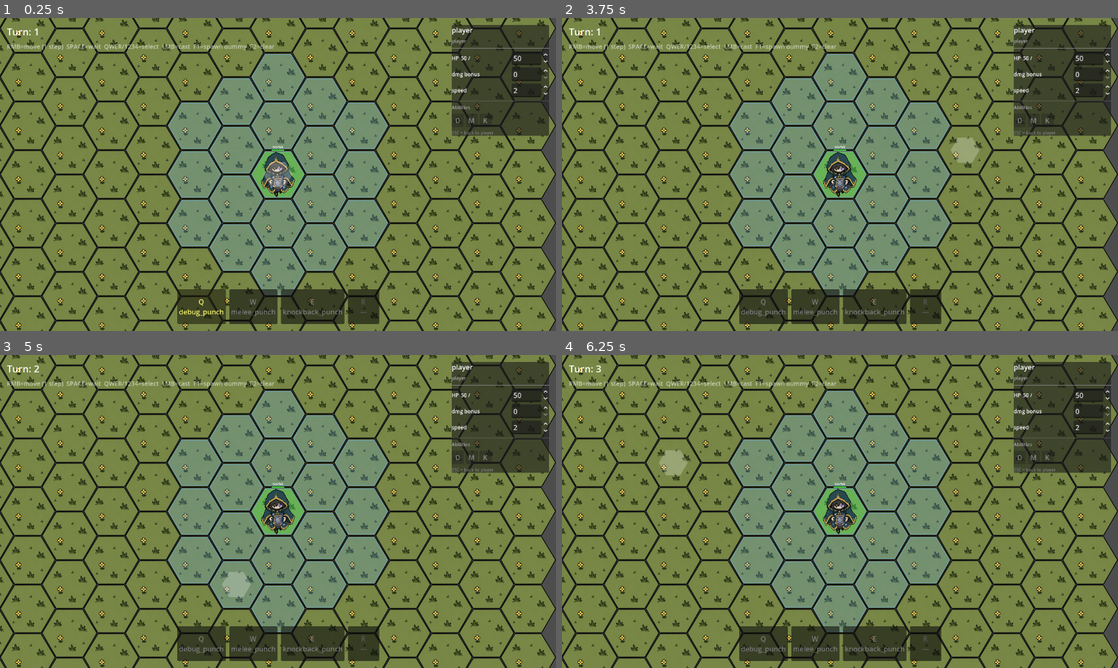
Above: before the commit, frames 1-4 (two rows, left to right).
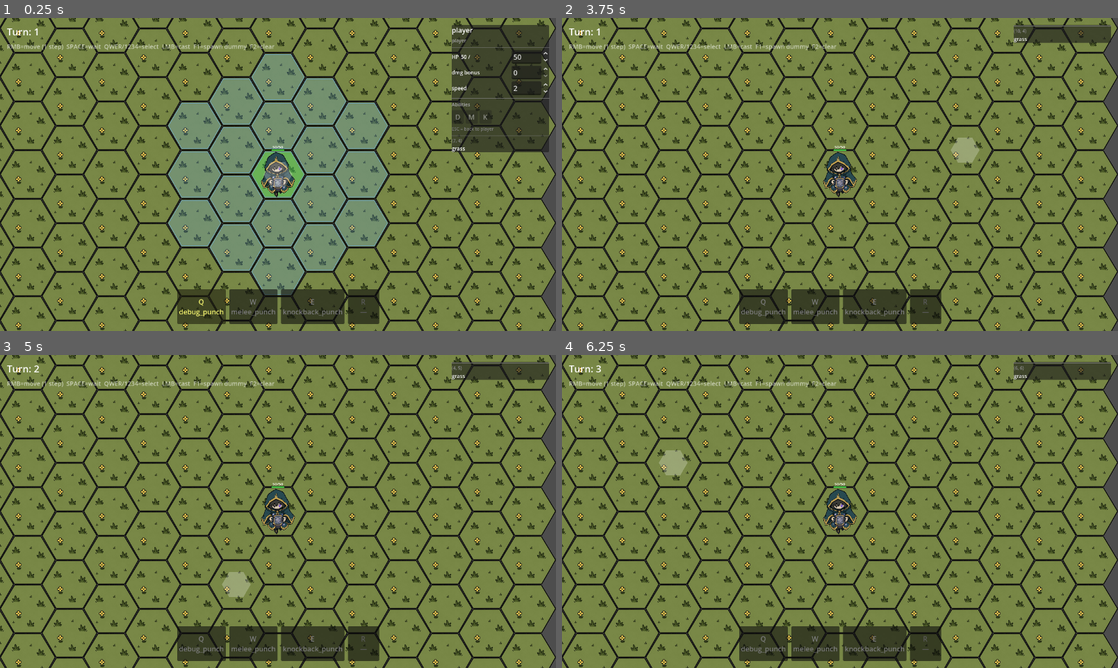
Above: after the commit, the same moments.

Repository: TortikP/GameJamProject
Game: Godot game, scene res://scenes/dev/godmode.tscn
Same seed, same stepped clock (60 frames per second), same inputs: the game is played once before the commit and once after it. This scene is started directly instead of the project's main scene.
Inputs (mouse positions are in pixels of both pictures, inside the frame that each line leads up to):
- Up to frame 1 (0.25 s): no input
- Up to frame 2 (3.75 s): click "Q debug_punch" at 0.5 s; click "W melee_punch" at 1.25 s; click "E knockback_punch" at 2 s; click "R —" at 2.75 s; tap Enter at 3.5 s; move the mouse to (962, 158) at 3.52 s; hold D (hex_move_bottom_right) from 3.53 s (still down); tap S (hex_move_bottom) at 3.6 s; click (962, 158) at 3.67 s
- Up to frame 3 (5 s): release D (hex_move_bottom_right) at 4.25 s; tap Space (wait_turn) at 4.25 s; drag from (166, 527) to (250, 574) at 4.27 s
- Up to frame 4 (6.25 s): tap Enter at 5 s; move the mouse to (895, 442) at 5.02 s; hold D (hex_move_bottom_right) 5.03-5.75 s; hold Space (wait_turn) 5.03-5.75 s; drag from (812, 574) to (673, 464) at 5.77 s

The runs differ from the first frame. In frame 1, 1.5% of the frame differs, in the area x 81-99%, y 6-43%; in frame 2, 24%; in frame 3, 24%, in the area x 30-99%, y 2-89%; in frame 4, 24%.

Commit message:
feat(006): no-spell state + layered inspector + hex inspect
SlotBar:
- _active starts at -1 (no spell selected)
- activate() toggles: press active slot again → _active = -1
- _refresh_visual handles _active=-1 (no yellow highlight)

ActorInspector:
- Two sections: ActorSection (hide when no actor) + HexSection (always on click)
- bind()/unbind() show/hide ActorSection independently
- bind_hex(coord, tile_kind, effect_id) / unbind_hex() for HexSection
- Panel visible only if at least one section is active (_check_visibility)

GodmodeController:
- _select(): also calls _bind_hex_at(actor coord)
- _inspect_hex(coord): unbinds actor, shows hex section only (empty tile click)
- LMB: cast only if active_slot != -1 AND can_apply; else select actor; else inspect hex
- QWER: uses activate() (toggle) instead of set_active()
- RMB: unchanged (always move)

Diff:
--- a/scenes/dev/actor_inspector.tscn
+++ b/scenes/dev/actor_inspector.tscn
@@ -20,85 +20,116 @@
 layout_mode = 2
 theme_override_constants/separation = 6
 
-[node name="LabelId" type="Label" parent="VBox"]
+[node name="ActorSection" type="VBoxContainer" parent="VBox"]
 layout_mode = 2
-text = "—"
+theme_override_constants/separation = 5
+visible = false
+
+[node name="LabelId" type="Label" parent="VBox/ActorSection"]
+layout_mode = 2
+text = "---"
 theme_override_font_sizes/font_size = 16
 
-[node name="LabelTeam" type="Label" parent="VBox"]
+[node name="LabelTeam" type="Label" parent="VBox/ActorSection"]
 layout_mode = 2
 text = "team"
 theme_override_font_sizes/font_size = 11
 theme_override_colors/font_color = Color(0.65, 0.65, 0.65, 1)
 
-[node name="Separator" type="HSeparator" parent="VBox"]
+[node name="SepHp" type="HSeparator" parent="VBox/ActorSection"]
 layout_mode = 2
 
-[node name="RowMaxHp" type="HBoxContainer" parent="VBox"]
+[node name="RowMaxHp" type="HBoxContainer" parent="VBox/ActorSection"]
 layout_mode = 2
 
-[node name="LabelMaxHp" type="Label" parent="VBox/RowMaxHp"]
+[node name="LabelMaxHp" type="Label" parent="VBox/ActorSection/RowMaxHp"]
 layout_mode = 2
 text = "HP"
 theme_override_font_sizes/font_size = 12
 
-[node name="LabelCurrHp" type="Label" parent="VBox/RowMaxHp"]
+[node name="LabelCurrHp" type="Label" parent="VBox/ActorSection/RowMaxHp"]
 layout_mode = 2
-text = "— /"
+text = "--- /"
 size_flags_horizontal = 3
 theme_override_font_sizes/font_size = 12
 
-[node name="SpinMaxHp" type="SpinBox" parent="VBox/RowMaxHp"]
+[node name="SpinMaxHp" type="SpinBox" parent="VBox/ActorSection/RowMaxHp"]
 layout_mode = 2
 min_value = 1.0
 max_value = 200.0
 value = 100.0
 
-[node name="RowDamage" type="HBoxContainer" parent="VBox"]
+[node name="RowDamage" type="HBoxContainer" parent="VBox/ActorSection"]
 layout_mode = 2
 
-[node name="LabelDamage" type="Label" parent="VBox/RowDamage"]
+[node name="LabelDamage" type="Label" parent="VBox/ActorSection/RowDamage"]
 layout_mode = 2
 text = "dmg bonus"
 size_flags_horizontal = 3
 theme_override_font_sizes/font_size = 12
 
-[node name="SpinDamage" type="SpinBox" parent="VBox/RowDamage"]
+[node name="SpinDamage" type="SpinBox" parent="VBox/ActorSection/RowDamage"]
 layout_mode = 2
 min_value = 0.0
 max_value = 50.0
 value = 0.0
 
-[node name="RowSpeed" type="HBoxContainer" parent="VBox"]
+[node name="RowSpeed" type="HBoxContainer" parent="VBox/ActorSection"]
 layout_mode = 2
 
-[node name="LabelSpeed" type="Label" parent="VBox/RowSpeed"]
+[node name="LabelSpeed" type="Label" parent="VBox/ActorSection/RowSpeed"]
 layout_mode = 2
 text = "speed"
 size_flags_horizontal = 3
 theme_override_font_sizes/font_size = 12
 
-[node name="SpinSpeed" type="SpinBox" parent="VBox/RowSpeed"]
+[node name="SpinSpeed" type="SpinBox" parent="VBox/ActorSection/RowSpeed"]
 layout_mode = 2
 min_value = 0.0
 max_value = 6.0
 value = 1.0
 
-[node name="Separator2" type="HSeparator" parent="VBox"]
+[node name="SepAbilities" type="HSeparator" parent="VBox/ActorSection"]
 layout_mode = 2
 
-[node name="LabelAbilities" type="Label" parent="VBox"]
+[node name="LabelAbilities" type="Label" parent="VBox/ActorSection"]
 layout_mode = 2
 text = "Abilities"
 theme_override_font_sizes/font_size = 11
 theme_override_colors/font_color = Color(0.65, 0.65, 0.65, 1)
 
-[node name="AbilitiesRow" type="HBoxContainer" parent="VBox"]
+[node name="AbilitiesRow" type="HBoxContainer" parent="VBox/ActorSection"]
 layout_mode = 2
 theme_override_constants/separation = 4
 
-[node name="HintLabel" type="Label" parent="VBox"]
+[node name="HintLabel" type="Label" parent="VBox/ActorSection"]
 layout_mode = 2
 text = "ESC = back to player"
 theme_override_font_sizes/font_size = 10
 theme_override_colors/font_color = Color(0.5, 0.5, 0.5, 1)
+
+[node name="HexSection" type="VBoxContainer" parent="VBox"]
+layout_mode = 2
+theme_override_constants/separation = 3
+visible = false
+
+[node name="SepHex" type="HSeparator" parent="VBox/HexSection"]
+layout_mode = 2
+
+[node name="LabelHexCoord" type="Label" parent="VBox/HexSection"]
+layout_mode = 2
+text = "(0, 0)"
+theme_override_font_sizes/font_size = 10
+theme_override_colors/font_color = Color(0.55, 0.55, 0.55, 1)
+
+[node name="LabelHexKind" type="Label" parent="VBox/HexSection"]
+layout_mode = 2
+text = "---"
+theme_override_font_sizes/font_size = 12
+
+[node name="LabelHexEffect" type="Label" parent="VBox/HexSection"]
+layout_mode = 2
+text = ""
+theme_override_font_sizes/font_size = 11
+theme_override_colors/font_color = Color(0.8, 0.6, 0.3, 1)
+visible = false
--- a/scripts/presentation/godmode/actor_inspector.gd
+++ b/scripts/presentation/godmode/actor_inspector.gd
@@ -14,18 +14,28 @@
 var _actor: Actor = null
 
 # UI nodes — resolved in _ready, all must exist in actor_inspector.tscn
-@onready var _label_id: Label        = $VBox/LabelId
-@onready var _label_team: Label      = $VBox/LabelTeam
-@onready var _label_curr_hp: Label   = $VBox/RowMaxHp/LabelCurrHp
-@onready var _spin_max_hp: SpinBox   = $VBox/RowMaxHp/SpinMaxHp
-@onready var _spin_damage: SpinBox   = $VBox/RowDamage/SpinDamage
-@onready var _spin_speed: SpinBox    = $VBox/RowSpeed/SpinSpeed
-@onready var _abilities_row: HBoxContainer = $VBox/AbilitiesRow
+@onready var _label_id: Label        = $VBox/ActorSection/LabelId
+@onready var _label_team: Label      = $VBox/ActorSection/LabelTeam
+@onready var _label_curr_hp: Label   = $VBox/ActorSection/RowMaxHp/LabelCurrHp
+@onready var _spin_max_hp: SpinBox   = $VBox/ActorSection/RowMaxHp/SpinMaxHp
+@onready var _spin_damage: SpinBox   = $VBox/ActorSection/RowDamage/SpinDamage
+@onready var _spin_speed: SpinBox    = $VBox/ActorSection/RowSpeed/SpinSpeed
+@onready var _abilities_row: HBoxContainer = $VBox/ActorSection/AbilitiesRow
+@onready var _actor_section: Control = $VBox/ActorSection
+@onready var _hex_section: Control   = $VBox/HexSection
+@onready var _label_hex_coord: Label = $VBox/HexSection/LabelHexCoord
+@onready var _label_hex_kind: Label  = $VBox/HexSection/LabelHexKind
+@onready var _label_hex_effect: Label = $VBox/HexSection/LabelHexEffect
 
 
 func _ready() -> void:
 	hide()
 	_setup_spinbox_ranges()
+	# Both sections start hidden; shown by bind_* calls
+	if _actor_section:
+		_actor_section.hide()
+	if _hex_section:
+		_hex_section.hide()
 
 
 ## Pass game-action keys through to the controller by releasing SpinBox focus.
@@ -83,19 +93,17 @@
 		_disconnect_actor()
 	_actor = actor
 	if actor == null:
-		hide()
-		return
-
-	# Populate static fields
+		if _actor_section:
+			_actor_section.hide()
+		_check_visibility()
+		return
+
 	_label_id.text   = String(actor.actor_id)
 	_label_team.text = String(actor.team)
-
-	# SpinBox values — use set_value_no_signal to avoid triggering value_changed
 	_spin_max_hp.set_value_no_signal(actor.max_hp)
 	_spin_damage.set_value_no_signal(actor.damage_bonus)
 	_spin_speed.set_value_no_signal(actor.speed)
 
-	# Connect signals
 	actor.damaged.connect(_on_actor_damaged)
 	actor.died.connect(_on_actor_died, CONNECT_ONE_SHOT)
 	_spin_max_hp.value_changed.connect(_on_max_hp_changed)
@@ -104,14 +112,49 @@
 
 	_refresh_hp_label()
 	_rebuild_abilities()
-	show()
+	if _actor_section:
+		_actor_section.show()
+	_check_visibility()
 
 
 func unbind() -> void:
 	if _actor != null:
 		_disconnect_actor()
 	_actor = null
-	hide()
+	if _actor_section:
+		_actor_section.hide()
+	_check_visibility()
+
+
+## Show hex info layer. tile_kind and effect_id come from HexGrid.
+func bind_hex(coord: Vector2i, tile_kind: StringName, effect_id: StringName) -> void:
+	if _hex_section == null:
+		return
+	_label_hex_coord.text = "(%d, %d)" % [coord.x, coord.y]
+	_label_hex_kind.text  = String(tile_kind) if tile_kind != &"" else "—"
+	if effect_id != &"":
+		_label_hex_effect.text = String(effect_id)
+		_label_hex_effect.show()
+	else:
+		_label_hex_effect.hide()
+	_hex_section.show()
+	_check_visibility()
+
+
+func unbind_hex() -> void:
+	if _hex_section:
+		_hex_section.hide()
+	_check_visibility()
+
+
+## Show panel if at least one section is visible, hide otherwise.
+func _check_visibility() -> void:
+	var actor_vis: bool = _actor_section != null and _actor_section.visible
+	var hex_vis:   bool = _hex_section   != null and _hex_section.visible
+	if actor_vis or hex_vis:
+		show()
+	else:
+		hide()
 
 
 func _disconnect_actor() -> void:
@@ -213,6 +256,6 @@
 
 
 func _on_actor_died(_id: StringName) -> void:
-	# Controller listens to EventBus.actor_died and calls _deselect_to_player.
-	# We just hide here to avoid showing stale data if controller is slow.
-	hide()
+	if _actor_section:
+		_actor_section.hide()
+	_check_visibility()
--- a/scripts/presentation/godmode/godmode_controller.gd
+++ b/scripts/presentation/godmode/godmode_controller.gd
@@ -182,11 +182,36 @@
 	_selected = actor
 	if _inspector != null and _inspector.has_method("bind"):
 		_inspector.bind(actor)
+	# Also show hex layer for this actor's current position
+	if actor != null:
+		var coord: Vector2i = grid.get_coord(actor.actor_id)
+		_bind_hex_at(coord)
 	_refresh_overlay()
 
 
 func _deselect_to_player() -> void:
 	_select(player)
+
+
+func _inspect_hex(coord: Vector2i) -> void:
+	# No actor at coord: unbind actor section, show hex section only
+	if _inspector != null and _inspector.has_method("unbind"):
+		_inspector.unbind()
+	_selected = null
+	_bind_hex_at(coord)
+	if _overlay != null:
+		_overlay.clear()
+
+
+func _bind_hex_at(coord: Vector2i) -> void:
+	if _inspector == null or not _inspector.has_method("bind_hex"):
+		return
+	if coord == Vector2i(-1, -1):
+		_inspector.unbind_hex()
+		return
+	var tile_kind: StringName = grid.get_tile_kind(coord)
+	var effect_id: StringName = grid.get_effect_id(coord)
+	_inspector.bind_hex(coord, tile_kind, effect_id)
 
 
 func _refresh_overlay() -> void:
@@ -270,9 +295,9 @@
 		return
 	for i in 4:
 		if event.is_action_pressed("cast_slot_%d" % i):
-			# Key only SELECTS the slot. Cast is confirmed by LMB on target.
+			# activate() in SlotBar toggles: press active slot again = deselect (-1)
 			if _slot_bar_node != null:
-				_slot_bar_node.set_active(i)
+				_slot_bar_node.activate(i)
 			get_viewport().set_input_as_handled()
 			return
 	if event is InputEventMouseButton:
@@ -328,27 +353,28 @@
 func _request_cast_active() -> void:
 	if _slot_bar_node == null:
 		return
-	var slot_index: int = _slot_bar_node.get_active()
-	var ability := _slot_bar_node.get_slot(slot_index) as Ability
 	var coord := grid.coord_under_mouse()
 	if coord == Vector2i(-1, -1):
 		return
 	var target_id: StringName = grid.get_actor_at(coord)
 	var ctx: Dictionary = {
-		"registry": registry,
-		"grid": grid,
-		"target_id": target_id,
-		"target_coord": coord,
+		"registry": registry, "grid": grid,
+		"target_id": target_id, "target_coord": coord,
 	}
-	# Priority: cast if possible, else select hovered actor, else deselect→player
-	if ability != null and ability.can_apply(player, ctx):
-		_cast_slot(slot_index)
-		return
+	var active_idx: int = _slot_bar_node.get_active()
+	# If a spell is selected and can cast → cast
+	if active_idx != -1:
+		var ability := _slot_bar_node.get_slot(active_idx) as Ability
+		if ability != null and ability.can_apply(player, ctx):
+			_cast_slot(active_idx)
+			return
+	# No cast: inspect hovered actor or hex
 	var target_actor: Actor = registry.get_actor(target_id) if target_id != &"" else null
 	if target_actor != null:
 		_select(target_actor)
-	else:
-		_deselect_to_player()
+	elif grid.is_walkable(coord):
+		_inspect_hex(coord)
+	# Off-grid or impassable with no actor → no-op
 
 
 func _cast_slot(slot_index: int) -> void:
--- a/scripts/presentation/slot_bar.gd
+++ b/scripts/presentation/slot_bar.gd
@@ -19,7 +19,7 @@
 var _slots: Dictionary = {}
 var _castable: Dictionary = {}  # int → bool — set by controller each frame
 var _buttons: Array[Button] = []
-var _active: int = 0
+var _active: int = -1  # -1 = no spell selected
 
 
 func _ready() -> void:
@@ -64,19 +64,24 @@
 	return _active
 
 
+## Set active slot directly. Pass -1 to deselect all.
 func set_active(index: int) -> void:
-	if index < 0 or index >= SLOT_COUNT:
+	if index < -1 or index >= SLOT_COUNT:
 		return
 	_active = index
 	_refresh_all()
 
 
-## Activate a slot AND emit the signal so controller casts.
+## Activate a slot: if it's already active, deselect (-1). Emits slot_activated.
 func activate(index: int) -> void:
 	if index < 0 or index >= SLOT_COUNT:
 		return
-	set_active(index)
-	slot_activated.emit(index)
+	if _active == index:
+		set_active(-1)
+		slot_activated.emit(-1)
+	else:
+		set_active(index)
+		slot_activated.emit(index)
 
 
 func _on_button_pressed(index: int) -> void:
@@ -99,7 +104,6 @@
 		btn.scale = Vector2.ONE
 	elif index == _active:
 		# Active is always visually distinct, even when not castable.
-		# Saturated yellow + slight upscale separates it from siblings.
 		btn.modulate = Color(1.5, 1.5, 0.25) if castable else Color(1.1, 1.1, 0.5)
 		btn.scale = Vector2(1.12, 1.12)
 		btn.pivot_offset = btn.size * 0.5
